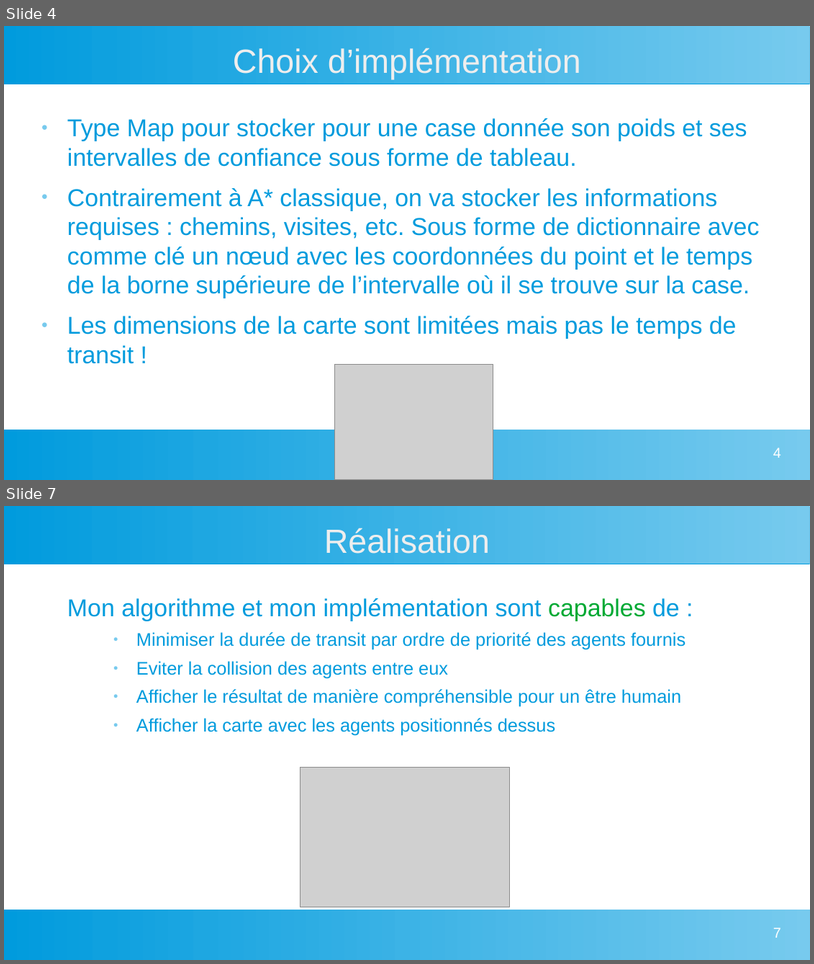
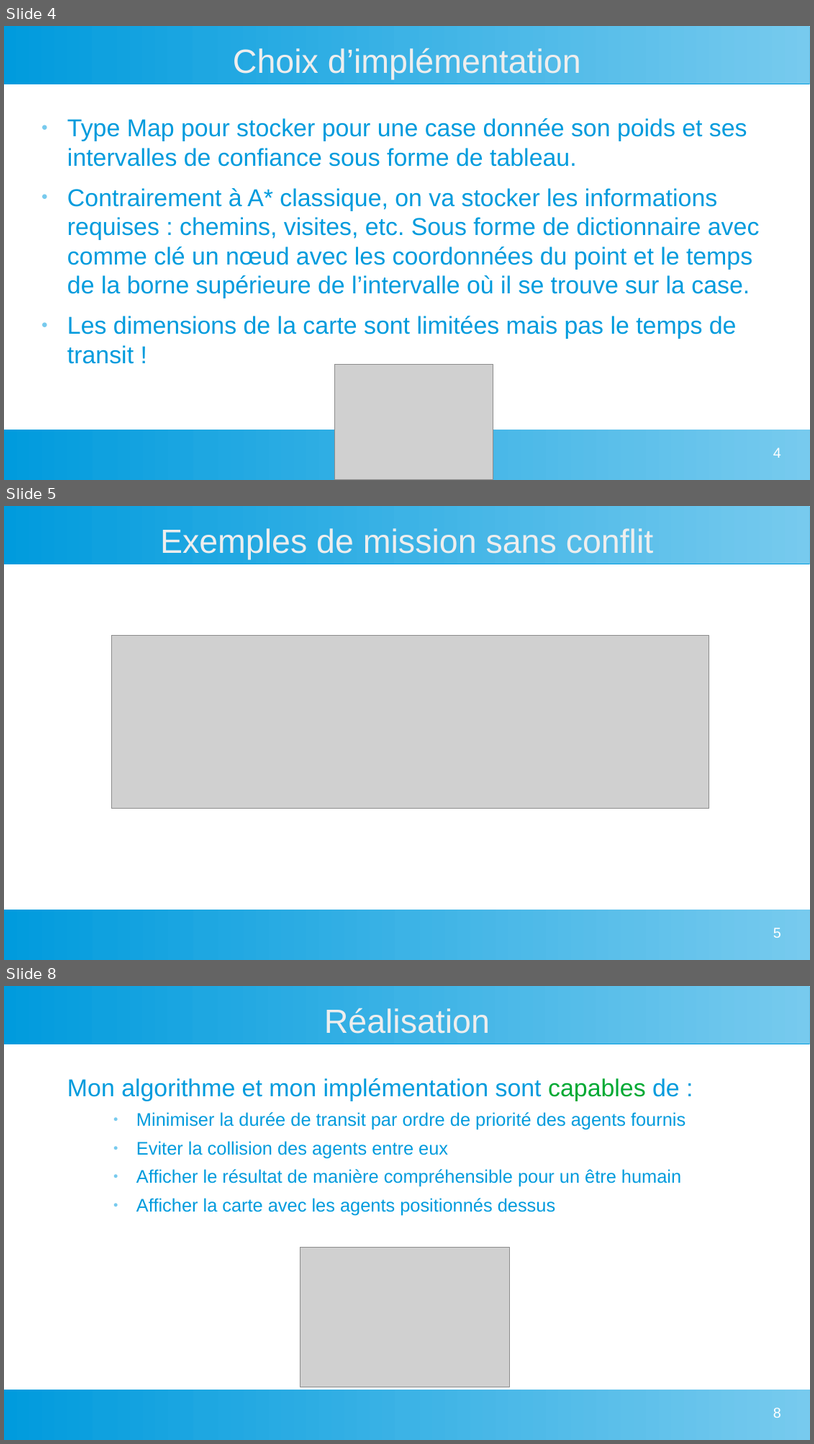
Before and after one commit to ThomasPerrinUniv/Projet_Informatique_Scientifique, a slide deck: presentation.odp. Shown one above the other, each under a label of ours: slides 4 and 7 before the commit, slides 4, 5 and 8 after it; the slides between them are not shown. The pictures are 814x964 and 814x1444 pixels, drawn with LibreOffice and Linux fonts; fonts in the diff are those of the drawing; grey boxes stand for pictures. Boxes give left, top, right and bottom in pixels: in the first picture for what was removed or moved away, otherwise in the second. Text is boxed around its words. In the diff, an @@ line names an element or a change of style, - is before the commit and + after.

Commit message:
exemple 1 ajouté

```diff
--- a/presentation.odp
+++ b/presentation.odp
@@ slide 5 added at (4,506,810,960), background #FFFFFF; not listed: 2 template elements that a slide beside it also shows @@
@@ title added at (160,528,654,559), 33 pt, text #EEEEEE @@
+Exemples de mission sans conflit
@@ picture added at (111,636,710,808) @@
@@ page number added at (774,927,782,937), 14 pt, text #FFFFFF @@
+5
@@ what was slide 7 is now slide 8 @@
@@ page number at (774,1407,782,1417): text changed @@
-7
+8
```
Also in this commit, not shown: 4 slides changed, 3 other files.
